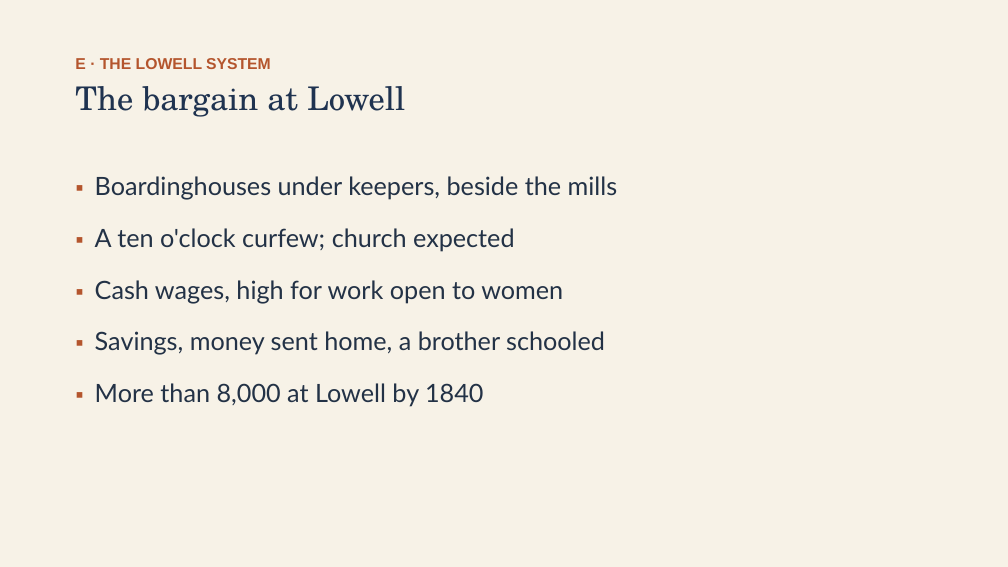
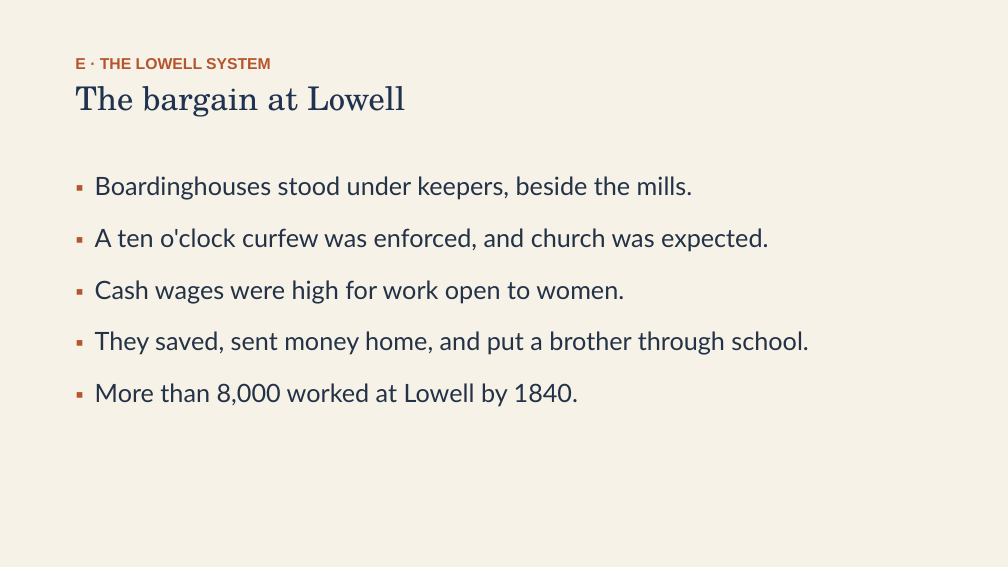
Before and after one commit to ab17gthb/humanities-curriculum-group, a slide deck: slide 16 of jackson-reform/lesson-05/lesson-05-slides.pptx. Drawn at 1008x567 pixels with LibreOffice and Linux fonts; fonts in the diff are those of the drawing. Boxes give left, top, right and bottom in pixels: in the first picture for what was removed or moved away, otherwise in the second. Text is boxed around its words. In the diff, an @@ line names an element or a change of style, - is before the commit and + after.

```diff
--- a/jackson-reform/lesson-05/lesson-05-slides.pptx
+++ b/jackson-reform/lesson-05/lesson-05-slides.pptx
@@ text at <box>95,176,808,406</box>: text changed @@
-▪ Boardinghouses under keepers, beside the mills
-▪ A ten o'clock curfew; church expected
-▪ Cash wages, high for work open to women
-▪ Savings, money sent home, a brother schooled
-▪ More than 8,000 at Lowell by 1840
+▪ Boardinghouses stood under keepers, beside the mills.
+▪ A ten o'clock curfew was enforced, and church was expected.
+▪ Cash wages were high for work open to women.
+▪ They saved, sent money home, and put a brother through school.
+▪ More than 8,000 worked at Lowell by 1840.
```
Also in this commit, not shown: 10 other slides changed, 6 other files.
